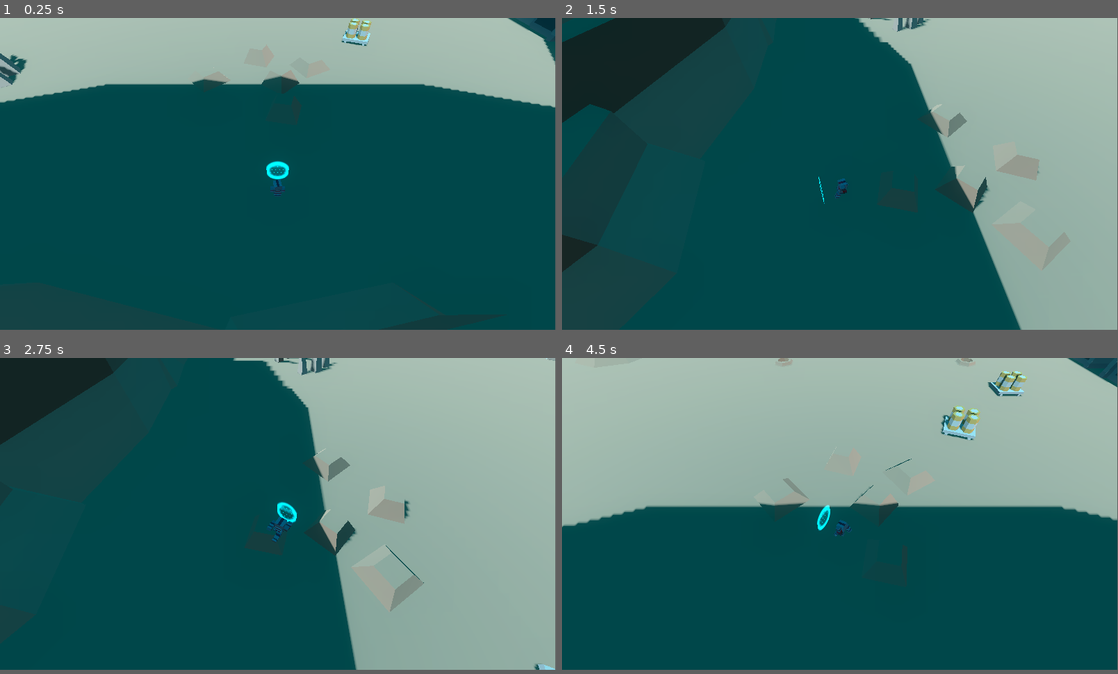
Above: before the commit, frames 1-4 (two rows, left to right).
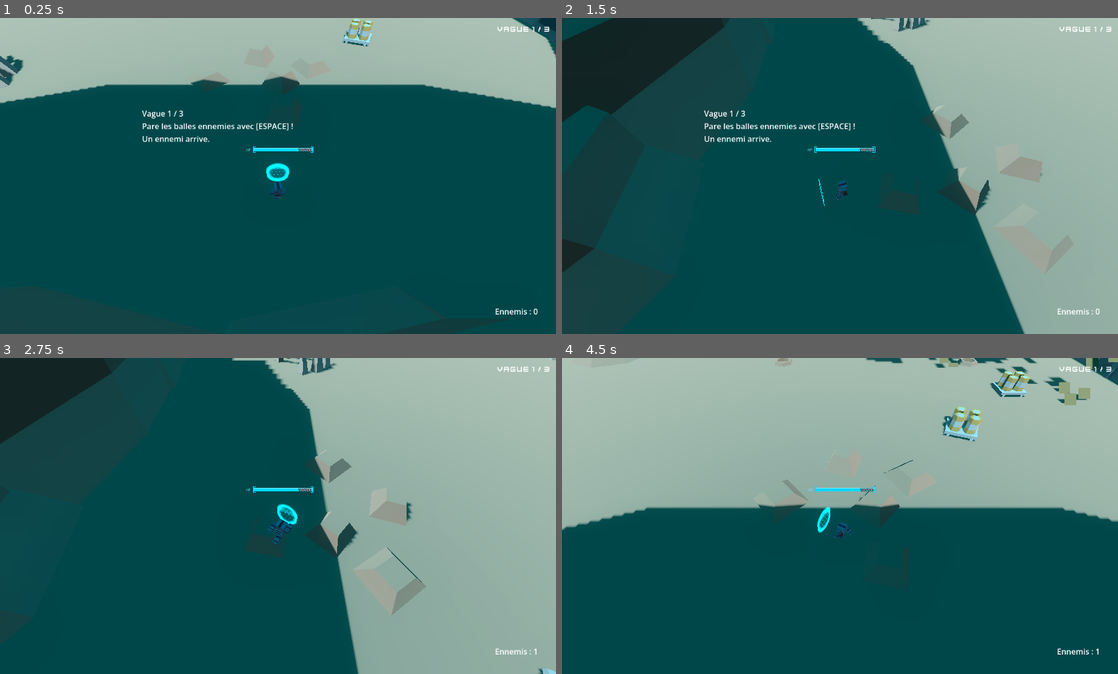
Above: after the commit, the same moments.

Repository: RayL4D/Rebound-Protocol
Game: Godot game, scene res://scenes/levels/arena_base.tscn
Two runs of this game, one before a commit and one after it. Both use one fixed random seed, a clock stepped at 60 frames per second and the inputs below. This scene is started directly instead of the project's main scene.
Inputs (mouse positions are in pixels of both pictures, inside the frame that each line leads up to):
- Up to frame 1 (0.25 s): no input
- Up to frame 2 (1.5 s): tap Enter at 0.5 s; move the mouse to (962, 157) at 0.52 s; hold D (move_right) 0.53-1.25 s; tap Q (cam_orbit_left) at 0.6 s; click (962, 157) at 0.67 s; tap Space (jump) at 0.77 s; drag from (728, 188) to (812, 236) at 1.27 s
- Up to frame 3 (2.75 s): tap Space (jump) at 2 s; move the mouse to (333, 446) at 2.02 s; hold D (move_right) from 2.03 s (still down); click (333, 446) at 2.1 s
- Up to frame 4 (4.5 s): release D (move_right) at 2.75 s; drag from (812, 576) to (673, 468) at 2.77 s; tap Enter at 3.5 s; move the mouse to (1006, 560) at 3.52 s; hold A (move_left) 3.53-4.25 s; tap E (cam_orbit_right) at 3.6 s; tap Space (jump) at 3.77 s; drag from (673, 468) to (756, 437) at 4.27 s
The window is 799x449 before the commit and 800x455 after it. Grey fills any space a smaller window leaves; there, only what the larger window draws over its background counts as a difference.

The runs differ from the first frame. In frame 1, 1.9% of the frame differs, in the area x 0-100%, y 0-94%; in frame 2, 2.2%; in frame 3, 2.3%; in frame 4, 3.1%.
Error before the commit: Cannot call method 'get_node_or_null' on a null value. (res://scripts/levels/arena_base.gd:16)

Commit message:
Update main scene and HUD font settings
Switch the project's run/main_scene UID and add display window settings (viewport_width=1139, mode=2) to project.godot. Update scenes/ui/HUD.tscn to add an external Kenney Future.ttf FontFile and a LabelSettings subresource that uses it, remove the old label_settings reference, and tidy the HUD text. These changes set the new entry scene, enforce the viewport size/mode, and apply the custom font to HUD labels.

Diff:
--- a/project.godot
+++ b/project.godot
@@ -11,9 +11,14 @@
 [application]
 
 config/name="Rebound Protocol"
-run/main_scene="uid://b321xwtf8g6w1"
+run/main_scene="uid://c3c1mmg3r6473"
 config/features=PackedStringArray("4.6", "Forward Plus")
 config/icon="res://icon.svg"
+
+[display]
+
+window/size/viewport_width=1139
+window/size/mode=2
 
 [input]
 
--- a/scenes/ui/HUD.tscn
+++ b/scenes/ui/HUD.tscn
@@ -1,6 +1,10 @@
 [gd_scene format=3 uid="uid://c7a5yullmt606"]
 
 [ext_resource type="Script" uid="uid://cnc1o5a4j1cp0" path="res://scripts/ui/HUD.gd" id="1_kw0id"]
+[ext_resource type="FontFile" uid="uid://b21was6vhbavk" path="res://ui_theme/fonts/Kenney Future.ttf" id="2_atyv1"]
+
+[sub_resource type="LabelSettings" id="LabelSettings_6ll6g"]
+font = ExtResource("2_atyv1")
 
 [node name="HUD" type="CanvasLayer" unique_id=1994348935]
 script = ExtResource("1_kw0id")
@@ -55,6 +59,4 @@
 offset_bottom = 599.0
 grow_horizontal = 0
 grow_vertical = 0
-text = "Ennemis : 0
-"
-label_settings = SubResource("LabelSettings_atyv1")
+text = "Ennemis : 0"
